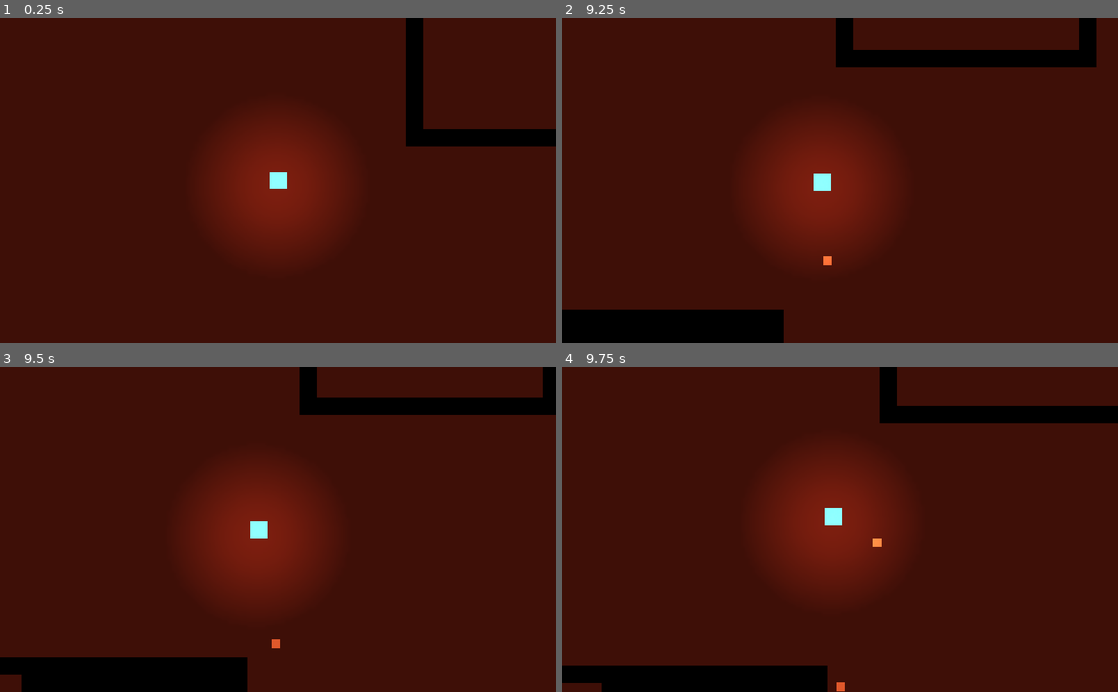
Above: before the commit, frames 1-4 (two rows, left to right).
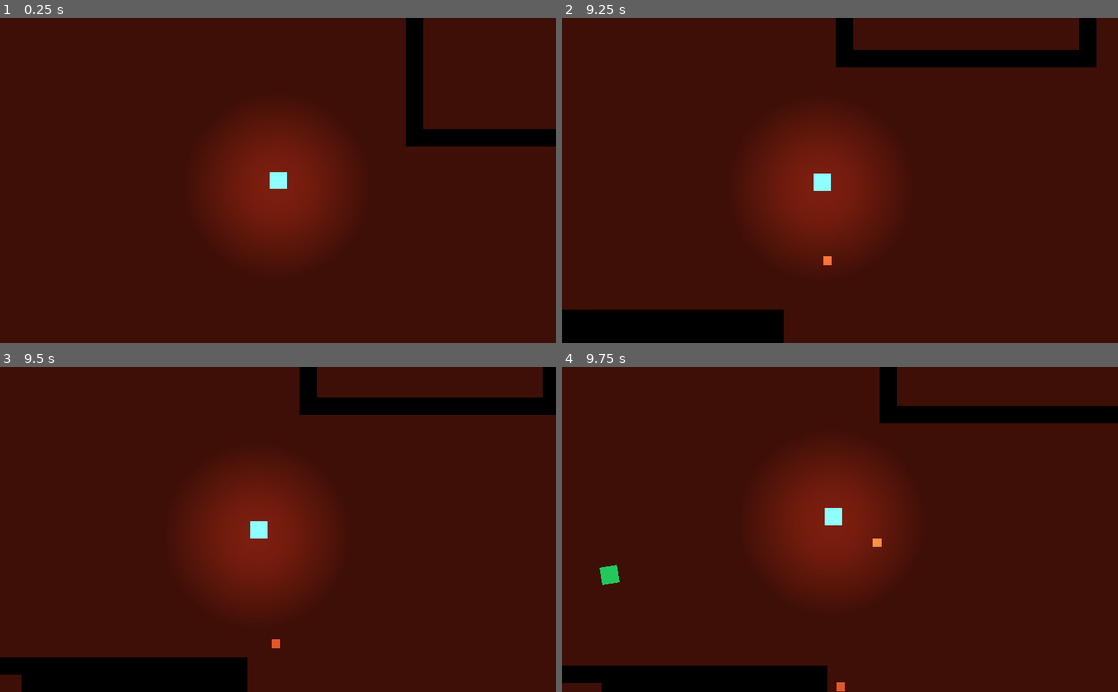
Above: after the commit, the same moments.

Repository: quiet-night-studio/redemption
Game: Godot game, scene res://scenes/Level.tscn
The game is run twice, just before and just after one commit, with the same random seed, the same clock (stepped at 60 frames per second) and the same inputs.
Inputs (mouse positions are in pixels of both pictures, inside the frame that each line leads up to):
- Up to frame 1 (0.25 s): no input
- Up to frame 2 (9.25 s): tap Enter at 0.5 s; move the mouse to (962, 164) at 0.52 s; hold Right (ui_right) 0.53-1.28 s; click (962, 164) at 0.6 s; move the mouse to (728, 196) at 1.27 s; hold Down (ui_down) 1.28-2.03 s; click (728, 196) at 1.35 s; move the mouse to (895, 109) at 2.02 s; hold Right (ui_right) 2.03-2.78 s; click (895, 109) at 2.1 s; move the mouse to (812, 245) at 2.77 s; hold Up (ui_up) 2.78-3.53 s; click (812, 245) at 2.85 s; move the mouse to (1006, 229) at 3.52 s; hold Left (ui_left) 3.53-5.03 s; click (1006, 229) at 3.6 s; move the mouse to (673, 131) at 4.27 s; click (673, 131) at 4.35 s; move the mouse to (867, 180) at 5.02 s; hold Down (ui_down) 5.03-5.78 s; click (867, 180) at 5.1 s; move the mouse to (756, 99) at 5.77 s; hold Right (ui_right) 5.78-6.53 s; click (756, 99) at 5.85 s; move the mouse to (962, 164) at 6.52 s; hold Up (ui_up) 6.53-7.28 s; click (962, 164) at 6.6 s; move the mouse to (728, 196) at 7.27 s; hold Right (ui_right) 7.28-8.03 s; click (728, 196) at 7.35 s; move the mouse to (895, 109) at 8.02 s; hold Down (ui_down) 8.03-8.78 s; click (895, 109) at 8.1 s; move the mouse to (812, 245) at 8.77 s; hold Left (ui_left) from 8.78 s (still down); click (812, 245) at 8.85 s
- Up to frame 3 (9.5 s): keep holding Left (ui_left)
- Up to frame 4 (9.75 s): move the mouse to (1006, 578) at 9.52 s; release Left (ui_left) at 9.53 s; hold Up (ui_up) from 9.53 s (still down); click (1006, 578) at 9.6 s

Frames 1-3 are identical in both runs. In frame 4, 0.2% of the frame differs, in the area x 6-11%, y 60-68%.

Commit message:
random speed for enemies

Diff:
--- a/scripts/Level.gd
+++ b/scripts/Level.gd
@@ -29,4 +29,6 @@
 	m.navigation = $Navigation2D
 	m.position = _mob_spawn_location.position
 
+	m.speed = rand_range(100.0, 500.0)
+
 	_mobs.add_child(m)
